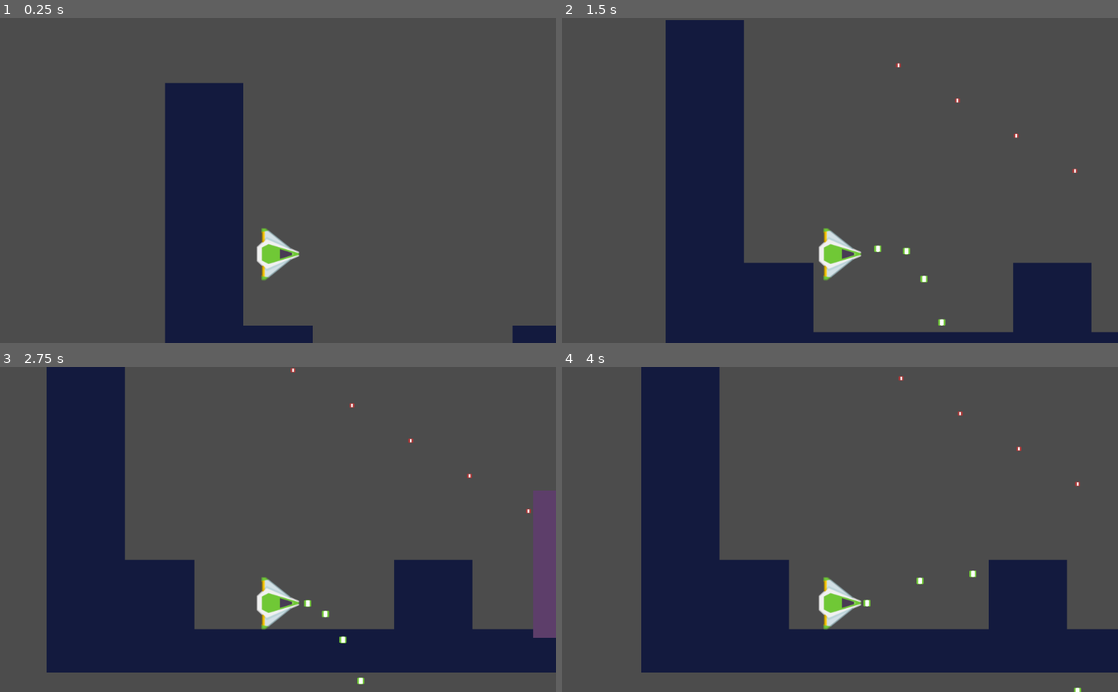
Above: before the commit, frames 1-4 (two rows, left to right).
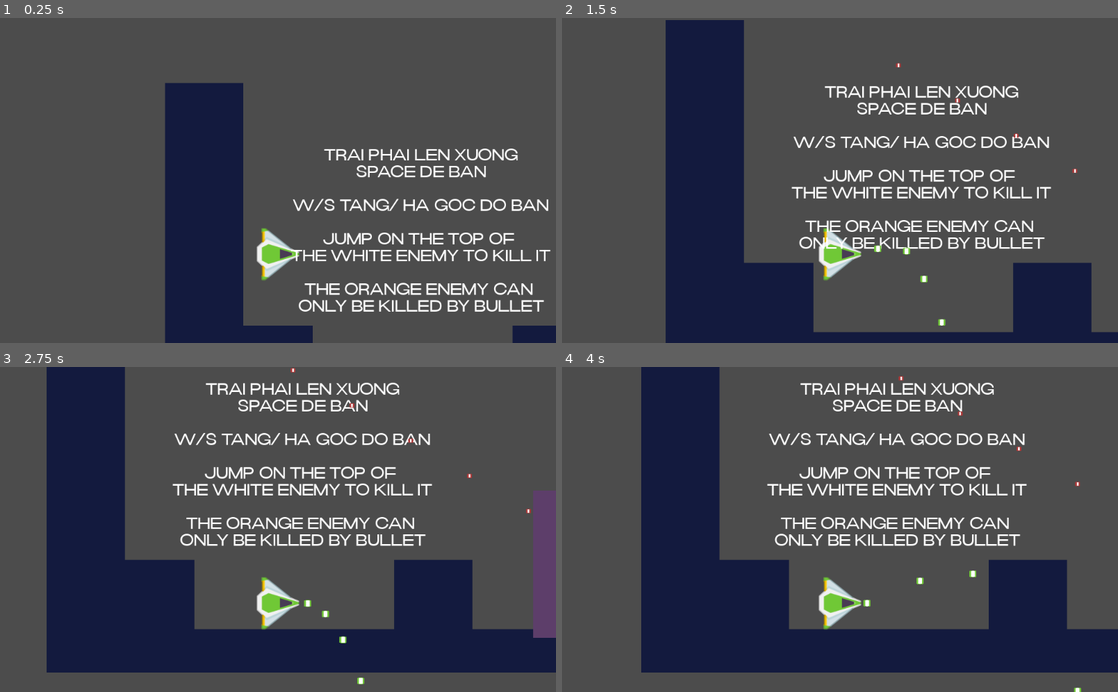
Above: after the commit, the same moments.

Repository: theminkantoso/Ltnc-Gaming
Game: Godot game, scene res://Worldshot.tscn
Same seed, same stepped clock (60 frames per second), same inputs: the game is played once before the commit and once after it. The project has no main scene, so this scene is started directly.
Inputs:
- Up to frame 1 (0.25 s): no input
- Up to frame 2 (1.5 s): hold Right (ui_right) 0.53-1.28 s; hold Space (fire) 0.53-1.28 s; hold S (angle_down) from 1.28 s (still down); tap Space (fire) at 1.35 s
- Up to frame 3 (2.75 s): release S (angle_down) at 2.03 s; hold Right (ui_right) from 2.03 s (still down); hold Space (fire) from 2.03 s (still down)
- Up to frame 4 (4 s): release Right (ui_right) at 2.78 s; release Space (fire) at 2.78 s; hold W (angle_up) 2.78-3.53 s; tap Space (fire) at 2.85 s; hold Left (ui_left) from 3.53 s (still down); hold Space (fire) from 3.53 s (still down)

The runs differ from the first frame. In frame 1, 4.2% of the frame differs, in the area x 52-99%, y 40-91%; in frame 2, 4.2%; in frame 3, 4.3%; in frame 4, 4.3%, in the area x 36-84%, y 4-56%.

Commit message:
Level

Diff:
--- a/Worldshot.tscn
+++ b/Worldshot.tscn
@@ -1,10 +1,11 @@
-[gd_scene load_steps=12 format=2]
+[gd_scene load_steps=14 format=2]
 
 [ext_resource path="res://Playersht/Player.tscn" type="PackedScene" id=1]
 [ext_resource path="res://start-assets/tileset.png" type="Texture" id=2]
 [ext_resource path="res://Enemyshot1/Enemyshot.tscn" type="PackedScene" id=3]
 [ext_resource path="res://Shootableenemy/Enemygun.tscn" type="PackedScene" id=4]
 [ext_resource path="res://assets/sprites/purple.png" type="Texture" id=5]
+[ext_resource path="res://Naville-Regular DEMO.ttf" type="DynamicFontData" id=6]
 
 [sub_resource type="ConvexPolygonShape2D" id=1]
 points = PoolVector2Array( 0, 0, 80, 0, 80, 80, 0, 80 )
@@ -76,6 +77,10 @@
 } ]
 0/z_index = 0
 
+[sub_resource type="DynamicFont" id=7]
+size = 30
+font_data = ExtResource( 6 )
+
 [node name="worldshot" type="Node2D"]
 
 [node name="TileMap" type="TileMap" parent="."]
@@ -114,3 +119,25 @@
 
 [node name="Enemygun2" parent="." instance=ExtResource( 4 )]
 position = Vector2( 1576, 272 )
+
+[node name="Label" type="Label" parent="."]
+margin_left = 232.0
+margin_top = 120.0
+margin_right = 711.0
+margin_bottom = 458.0
+custom_fonts/font = SubResource( 7 )
+text = "Trai phai len xuong
+space de ban
+
+W/S tang/ ha goc do ban
+
+jump on the top of
+the white enemy to kill it
+
+The orange enemy can
+only be killed by bullet
+"
+align = 1
+__meta__ = {
+"_edit_use_anchors_": false
+}
Binary file added: Naville-Regular DEMO.ttf
